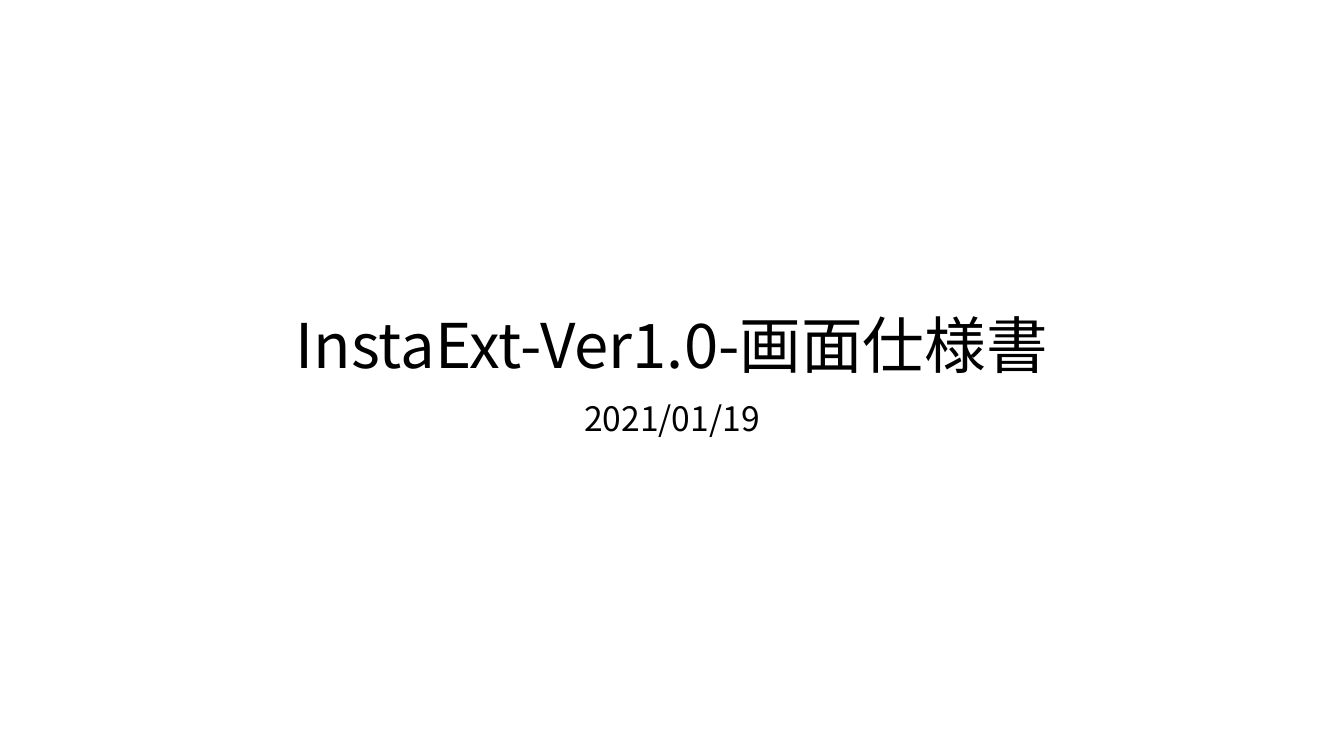
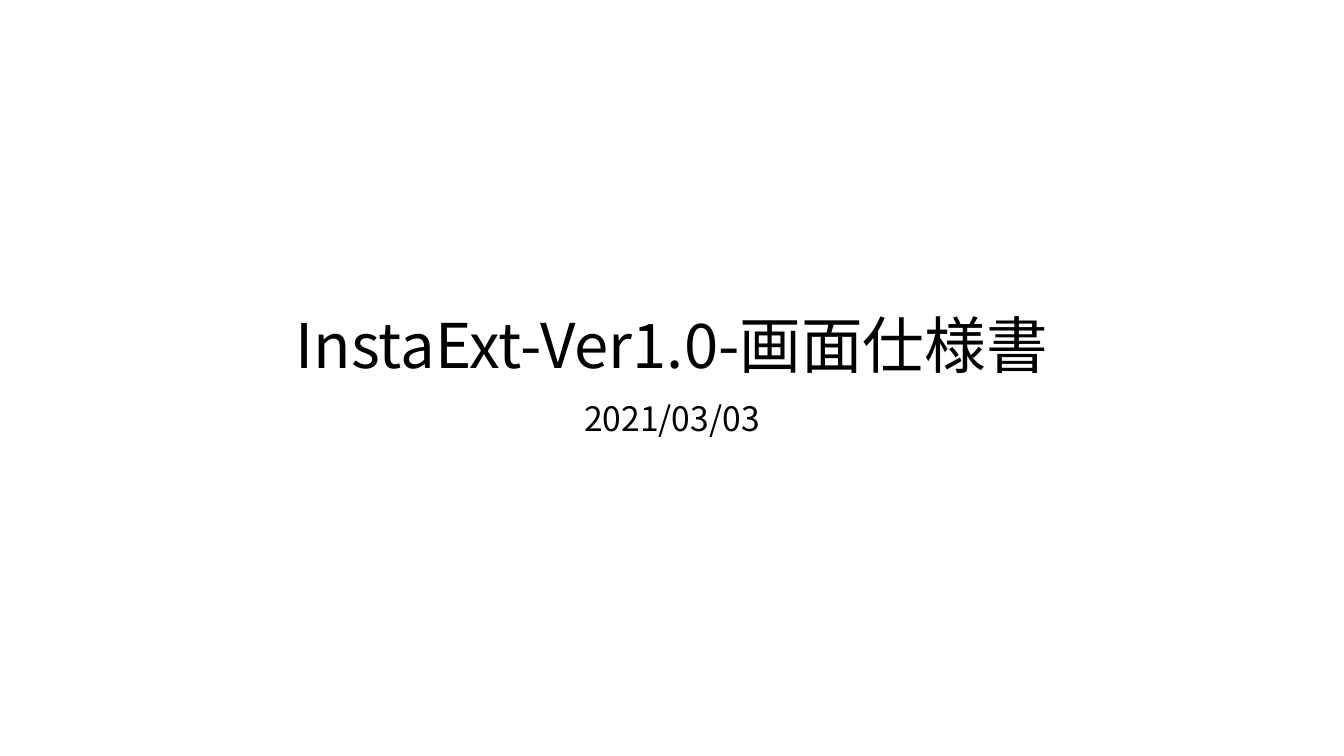
Before and after one commit to saganoH/InstaExt, a slide deck: slide 1 of InstaExt/docs/InstaExt_Ver1.0_画面仕様書.pptx. Drawn at 1344x756 pixels with LibreOffice and Linux fonts; fonts in the diff are those of the drawing. Boxes give left, top, right and bottom in pixels: in the first picture for what was removed or moved away, otherwise in the second. Text is boxed around its words. In the diff, an @@ line names an element or a change of style, - is before the commit and + after.

Commit message:
[task] card_167 画像形式揃えの実装
* 画面仕様書の更新(ペイント機能がまだ存在していたため削除)

```diff
--- a/InstaExt/docs/InstaExt_Ver1.0_画面仕様書.pptx
+++ b/InstaExt/docs/InstaExt_Ver1.0_画面仕様書.pptx
@@ subtitle at (x1=584, y1=404, x2=760, y2=437): text changed @@
-2021/01/19
+2021/03/03
```
Also in this commit, not shown: 2 other slides changed.
